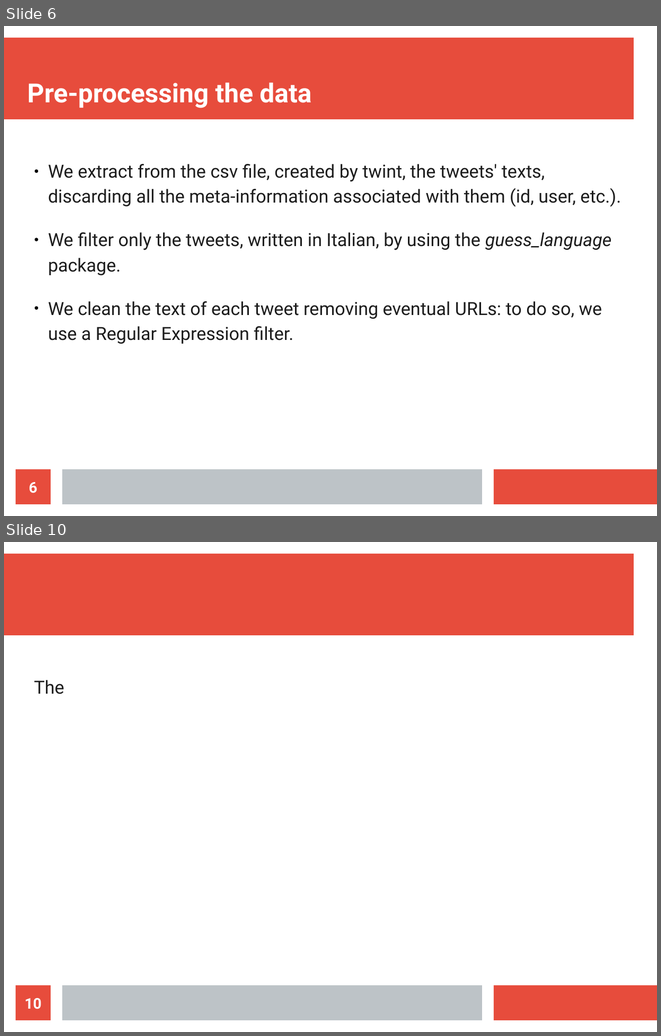
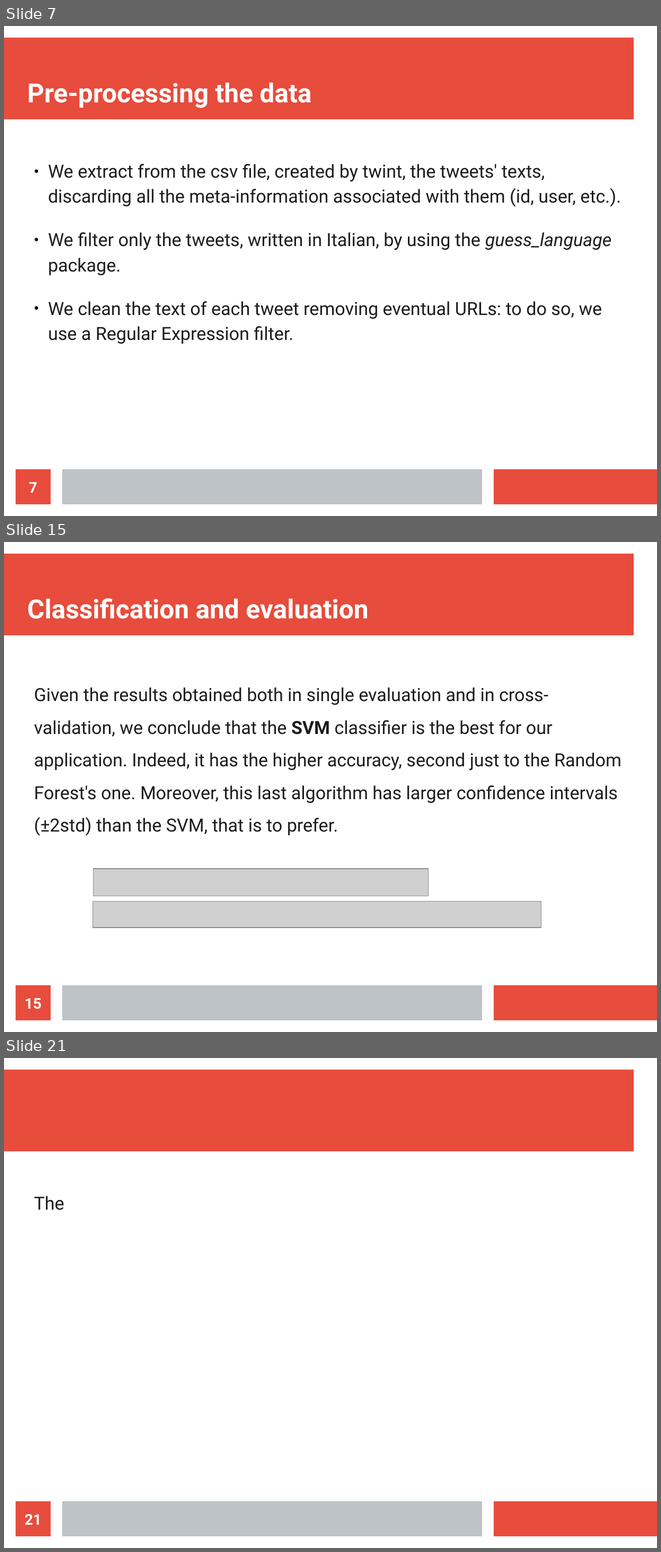
Before and after one commit to MarcoParola/STAD, a slide deck: doc/presentation.odp. Shown one above the other, each under a label of ours: slides 6 and 10 before the commit, slides 7, 15 and 21 after it; the slides between them are not shown. The pictures are 661x1036 and 661x1552 pixels, drawn with LibreOffice and Linux fonts; fonts in the diff are those of the drawing; grey boxes stand for pictures. Boxes give left, top, right and bottom in pixels: in the first picture for what was removed or moved away, otherwise in the second. Text is boxed around its words. In the diff, an @@ line names an element or a change of style, - is before the commit and + after.

```diff
--- a/doc/presentation.odp
+++ b/doc/presentation.odp
@@ slide 15 added at (4,542,657,1032), background #FFFFFF; not listed: 3 template elements that a slide beside it also shows @@
@@ title added at (27,598,368,619), 32 pt, text #FFFFFF, bold @@
+Classification and evaluation
@@ text added at (34,687,621,836), 22 pt, text #1C1C1C @@
+Given the results obtained both in single evaluation and in cross-validation, we conclude that the SVM classifier is the best for our application. Indeed, it has the higher accuracy, second just to the Random Forest's one. Moreover, this last algorithm has larger confidence intervals (±2std) than the SVM, that is to prefer.
@@ picture added at (94,868,429,896) @@
@@ picture added at (93,901,542,927) @@
@@ page number added at (16,985,51,1020), fill #E74C3C, 18 pt, text #FFFFFF, bold @@
+15
@@ what was slide 6 is now slide 7 @@
@@ page number at (29,482,37,492): text changed @@
-6
+7
@@ what was slide 10 is now slide 21 @@
@@ page number at (25,1514,42,1524): text changed @@
-10
+21
```
Also in this commit, not shown: 2 slides changed, 12 other slides added, 4 slides removed.
